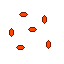
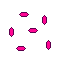
Layered file, before and after one edit (64 x 64). Changes by layer:
painted on "Paint Layer 1" over box(9, 12, 51, 51)
painted on "Paint Layer 2" over box(9, 12, 51, 51)
